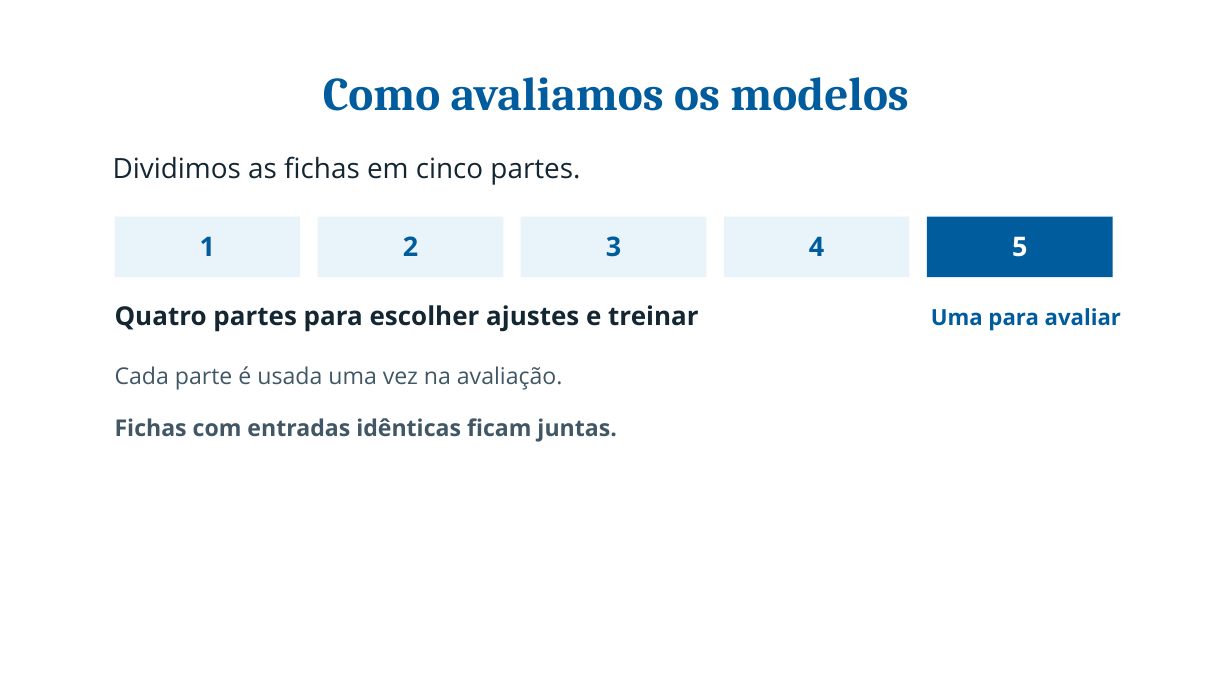
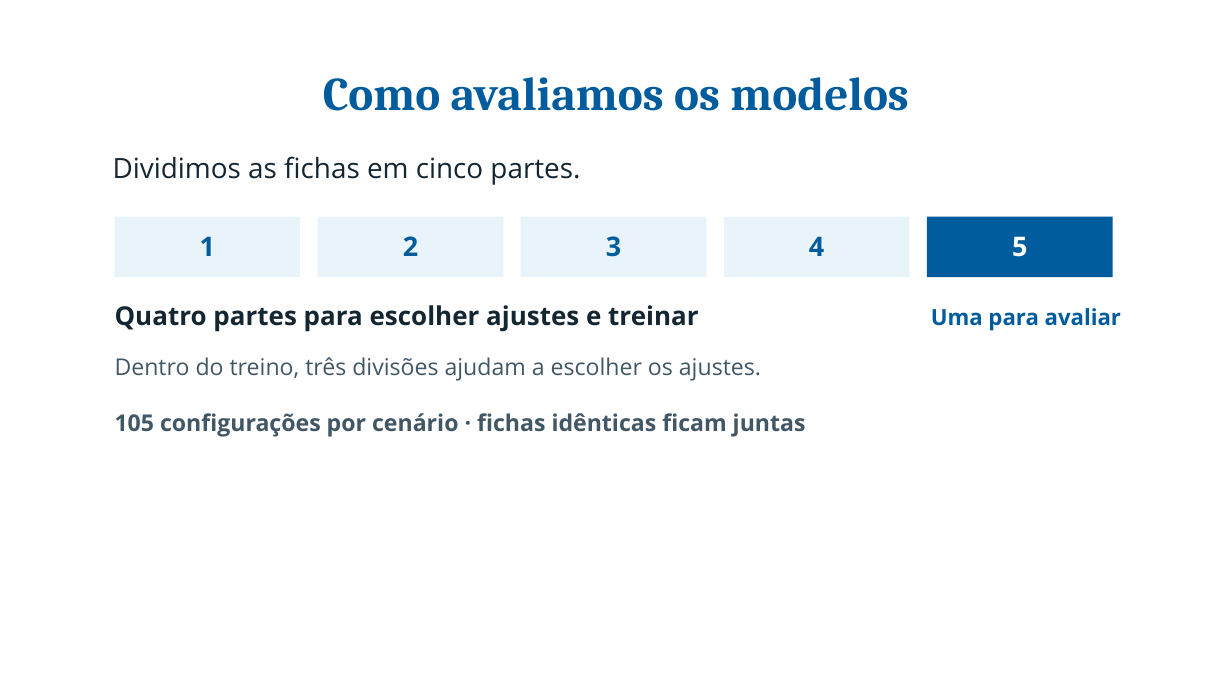
Before and after one commit to pedroafm06/Data-Mining, a slide deck: slide 8 of presentation/a2_inf/output/Apresentacao_A2_INF.pptx (slide 7 before the commit). Drawn at 1232x693 pixels with LibreOffice and Linux fonts; fonts in the diff are those of the drawing; background and template pictures are left out. Boxes give left, top, right and bottom in pixels: in the first picture for what was removed or moved away, otherwise in the second. Text is boxed around its words. In the diff, an @@ line names an element or a change of style, - is before the commit and + after.

```diff
--- a/presentation/a2_inf/output/Apresentacao_A2_INF.pptx
+++ b/presentation/a2_inf/output/Apresentacao_A2_INF.pptx
@@ text at (115, 357, 761, 380): text changed @@
-Cada parte é usada uma vez na avaliação.
+Dentro do treino, três divisões ajudam a escolher os ajustes.
@@ text at (115, 413, 806, 437): text changed @@
-Fichas com entradas idênticas ficam juntas.
+105 configurações por cenário · fichas idênticas ficam juntas
```
Also in this commit, not shown: 13 other slides changed, 2 slides added, 6 other files.
